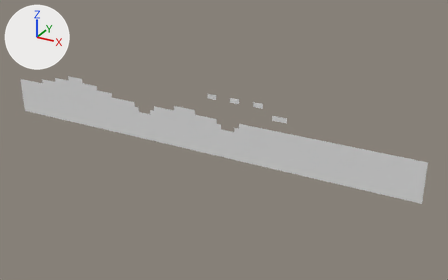
One commit to the OBJ model MardukGame/Assets/Tiled2Unity/Meshes/level1.obj: the scene before it, then after it.
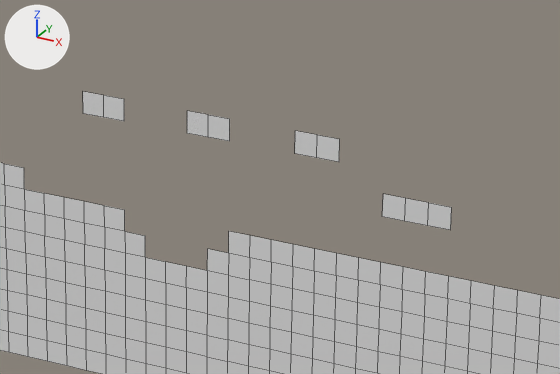
Each version is shown whole from a 50 mm camera at (668.0, -6371.0, 1576.0) aimed at (-2902.0, 120.0, -1670.0), then close up on the part from 42% to 69% of the width and 26% to 55% of the height. The lights are fixed; the arrows at upper left show +X, +Y and +Z. The close-ups show mesh edges as thin lines. Where no turn or scale is listed for an object, it has been applied to the vertices.

Names of what the first close-up shows: 'level1'.
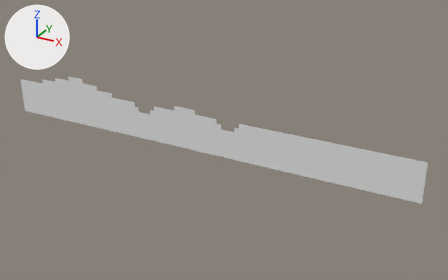
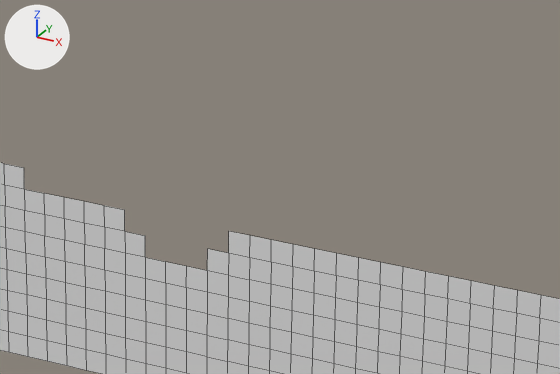
Commit message: Levels 1-11 updated

Location of each change, [x1, y1, x2, y2] in pixels of the close-ups (560 x 374 px):
'level1', reshaped: before [0, 91, 560, 374]; after [0, 163, 560, 374]
part 1 of me_level1, deleted: before [382, 194, 452, 230]
part 2 of me_level1, deleted: before [295, 131, 340, 162]
part 3 of me_level1, deleted: before [83, 91, 124, 121]
part 4 of me_level1, deleted: before [187, 111, 230, 141]

What the commit changed:
me_level1 has 914 vertices, 786 faces and spans x -6336.0..-320.0, y 0.0, z -1856.0..-1024.0.
me_level1 is used by ob_level1; location (0.0, 0.0, 0.0).
me_level1 part 1: the loose piece of 8 vertices spanning x -2176.0..-1984.0, y 0.0, z -1216.0..-1152.0 is deleted.
me_level1 part 2: the loose piece of 6 vertices spanning x -2432.0..-2304.0, y 0.0, z -1088.0..-1024.0 is deleted.
me_level1 part 3: the loose piece of 6 vertices spanning x -3072.0..-2944.0, y 0.0, z -1088.0..-1024.0 is deleted.
me_level1 part 4: the loose piece of 6 vertices spanning x -2752.0..-2624.0, y 0.0, z -1088.0..-1024.0 is deleted.
